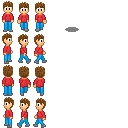
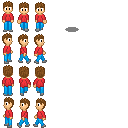
Two versions of the same layered image (128x128). Layer-by-layer changes:
painted on "Layer 15" over [2, 1, 46, 109]
